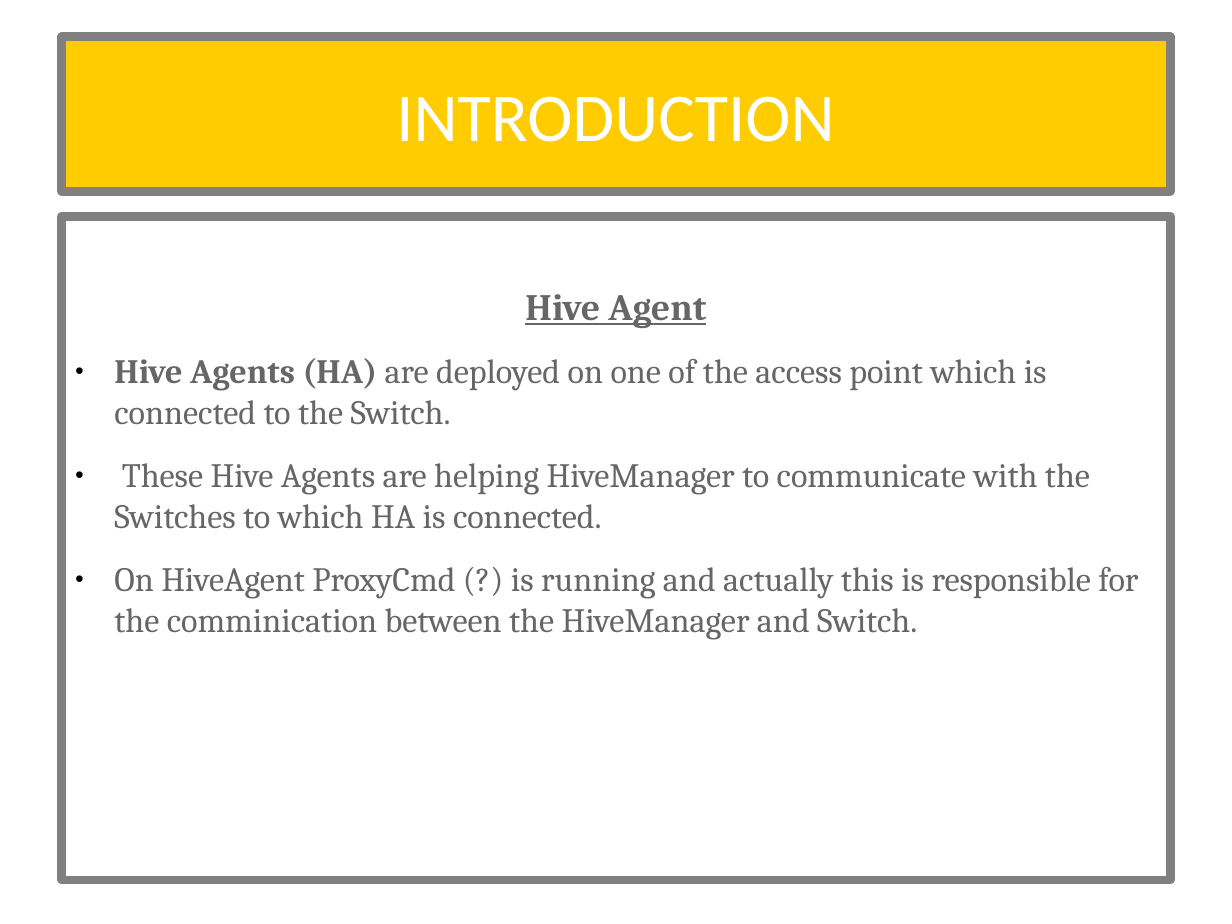
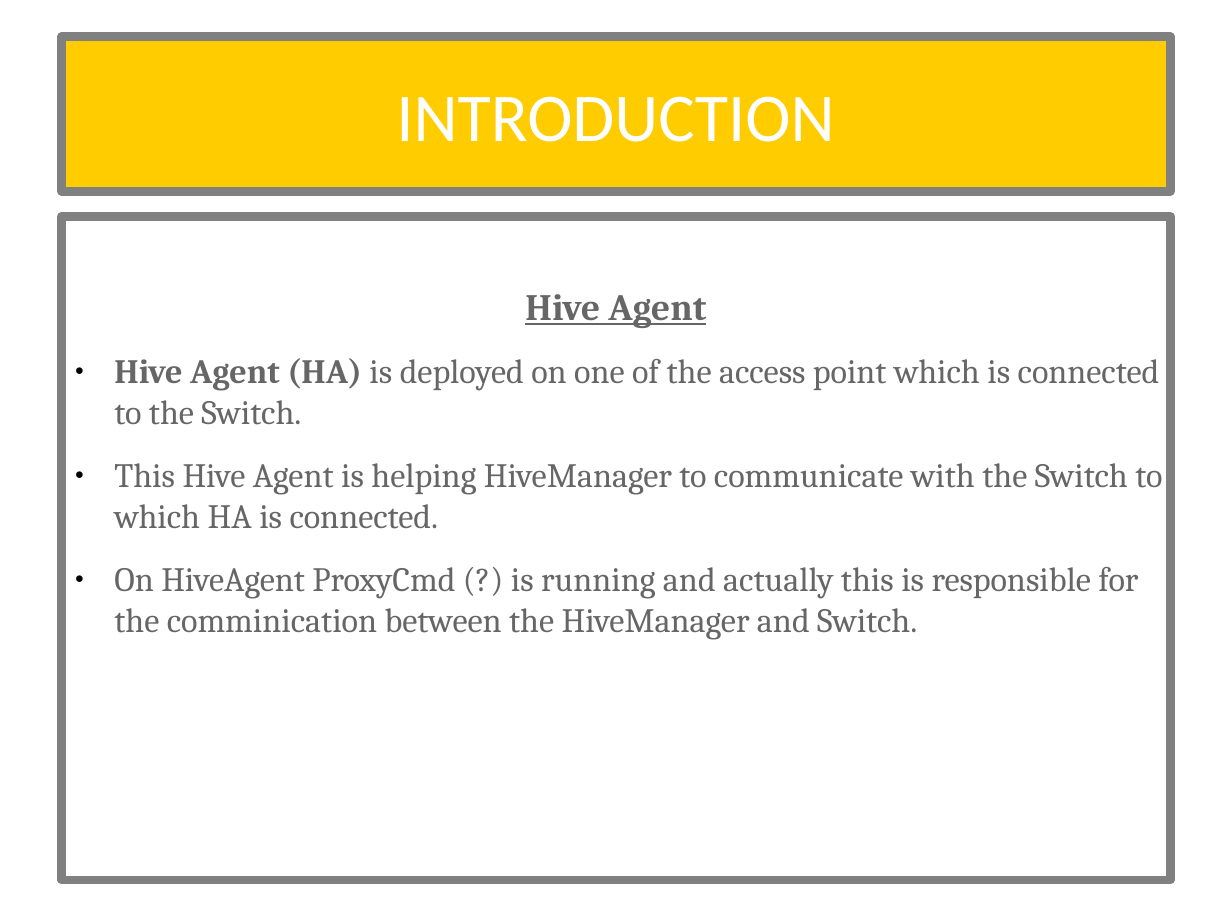
Before and after one commit to mady4ever/ProxyCmd, a slide deck: slide 5 of BootCampPrese.odp. Drawn at 1232x924 pixels with LibreOffice and Linux fonts; fonts in the diff are those of the drawing. Boxes give left, top, right and bottom in pixels: in the first picture for what was removed or moved away, otherwise in the second. Text is boxed around its words. In the diff, an @@ line names an element or a change of style, - is before the commit and + after.

```diff
--- a/BootCampPrese.odp
+++ b/BootCampPrese.odp
@@ text at (114, 358, 1162, 529): text changed @@
-● Hive Agents (HA) are deployed on one of the access point which is connected to the Switch.
-● These Hive Agents are helping HiveManager to communicate with the Switches to which HA is connected.
+● Hive Agent (HA) is deployed on one of the access point which is connected to the Switch.
+● This Hive Agent is helping HiveManager to communicate with the Switch to which HA is connected.
```
Also in this commit, not shown: 3 other slides changed.
